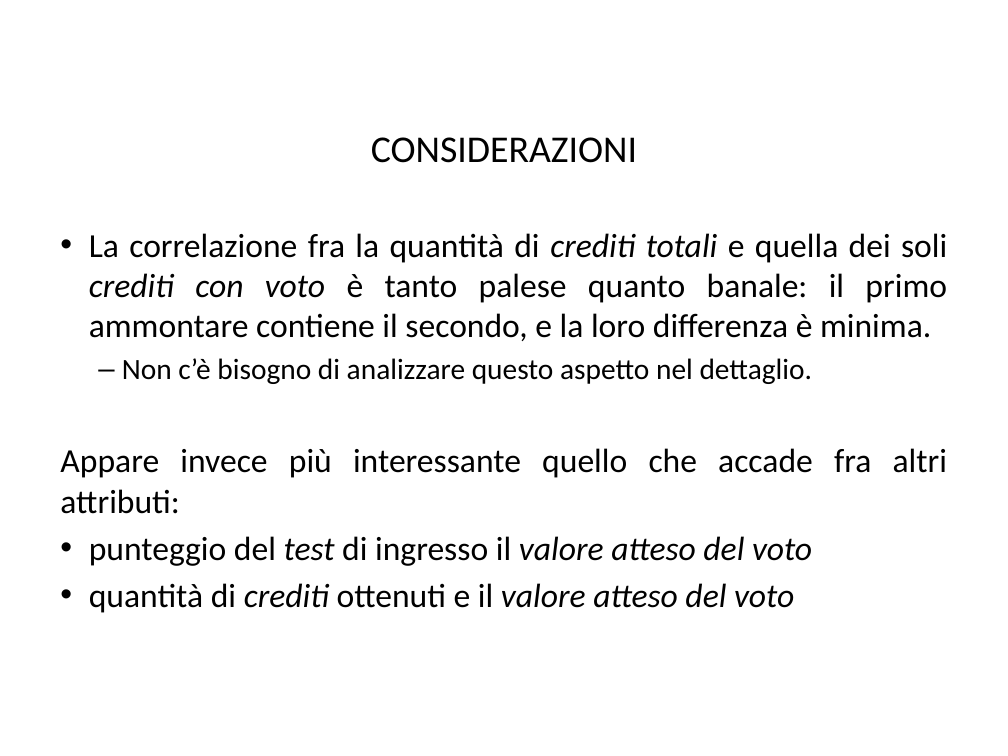
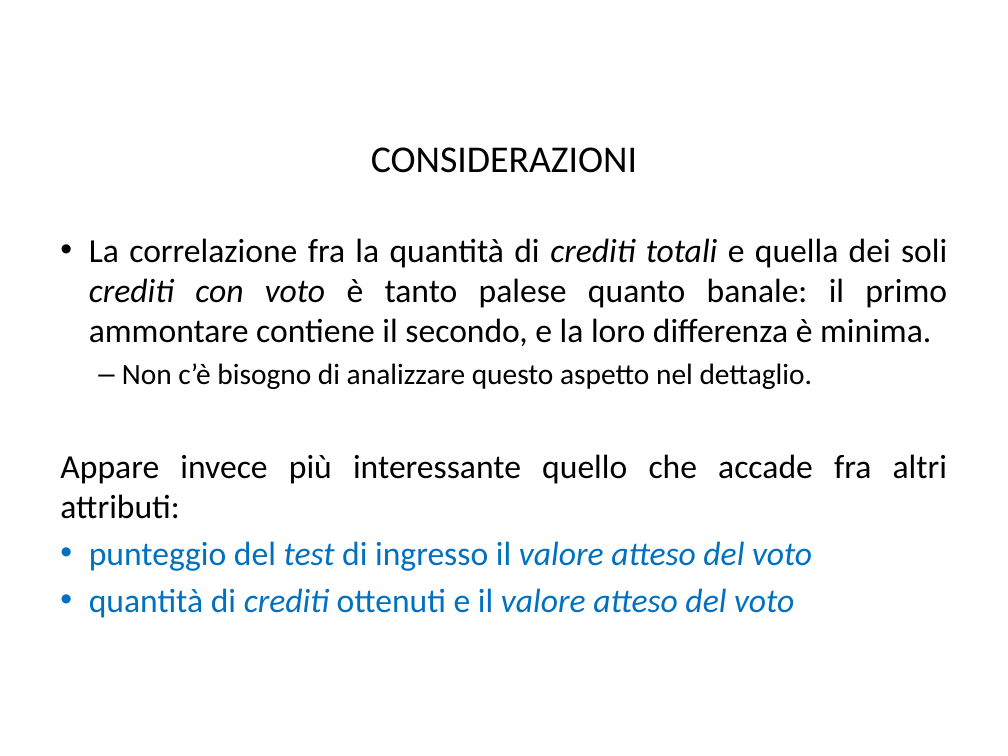
Before and after one commit to BlacknDecker/unifi, a slide deck: slide 8 of relazione.pptx. Drawn at 1008x756 pixels with LibreOffice and Linux fonts; fonts in the diff are those of the drawing; background and template pictures are left out. Boxes give left, top, right and bottom in pixels: in the first picture for what was removed or moved away, otherwise in the second. Text is boxed around its words. In the diff, an @@ line names an element or a change of style, - is before the commit and + after.

```diff
--- a/relazione.pptx
+++ b/relazione.pptx
@@ title "CONSIDERAZIONI" moved from (x1=371, y1=137, x2=637, y2=163) to (x1=371, y1=147, x2=637, y2=173) @@
@@ text at (x1=89, y1=541, x2=812, y2=618): text colour #000000 to #0070C0 in "punteggio del test di ingresso il valore ...", "quantità di crediti ottenuti e il valore ..." @@
```
Also in this commit, not shown: 1 other slide changed, 10 slides added.
